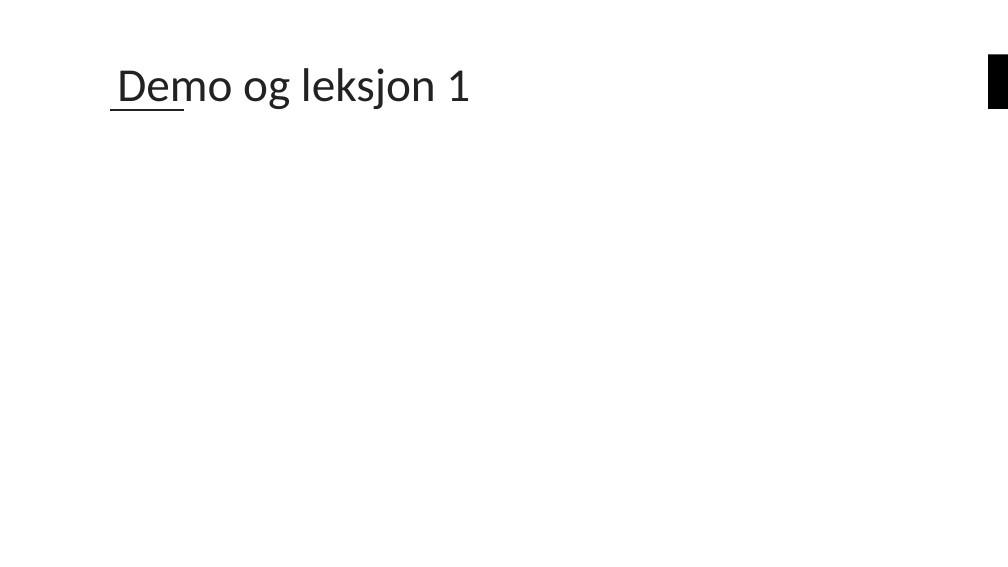
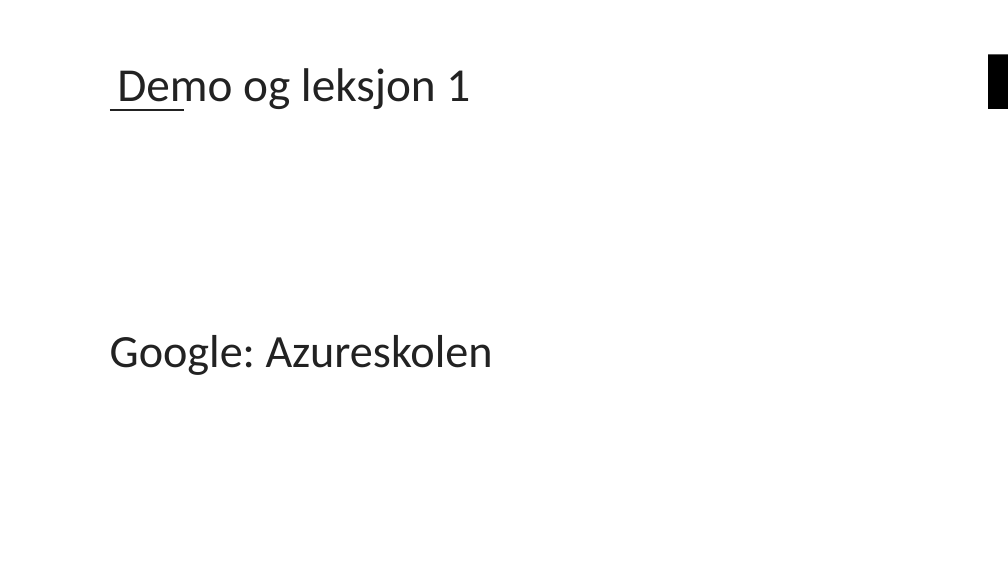
Before and after one commit to bouvet/azure-workshops, a slide deck: slide 10 of Workshop_3/Presentasjon/Azureskolen-Workshop#3.pptx. Drawn at 1008x567 pixels with LibreOffice and Linux fonts; fonts in the diff are those of the drawing; background and template pictures are left out. Boxes give left, top, right and bottom in pixels: in the first picture for what was removed or moved away, otherwise in the second. Text is boxed around its words. In the diff, an @@ line names an element or a change of style, - is before the commit and + after.

```diff
--- a/Workshop_3/Presentasjon/Azureskolen-Workshop#3.pptx
+++ b/Workshop_3/Presentasjon/Azureskolen-Workshop#3.pptx
@@ text added at (x1=110, y1=335, x2=493, y2=375), 44 pt, text #222222 @@
+Google: Azureskolen
```
Also in this commit, not shown: 4 other slides changed, 1 other file.
